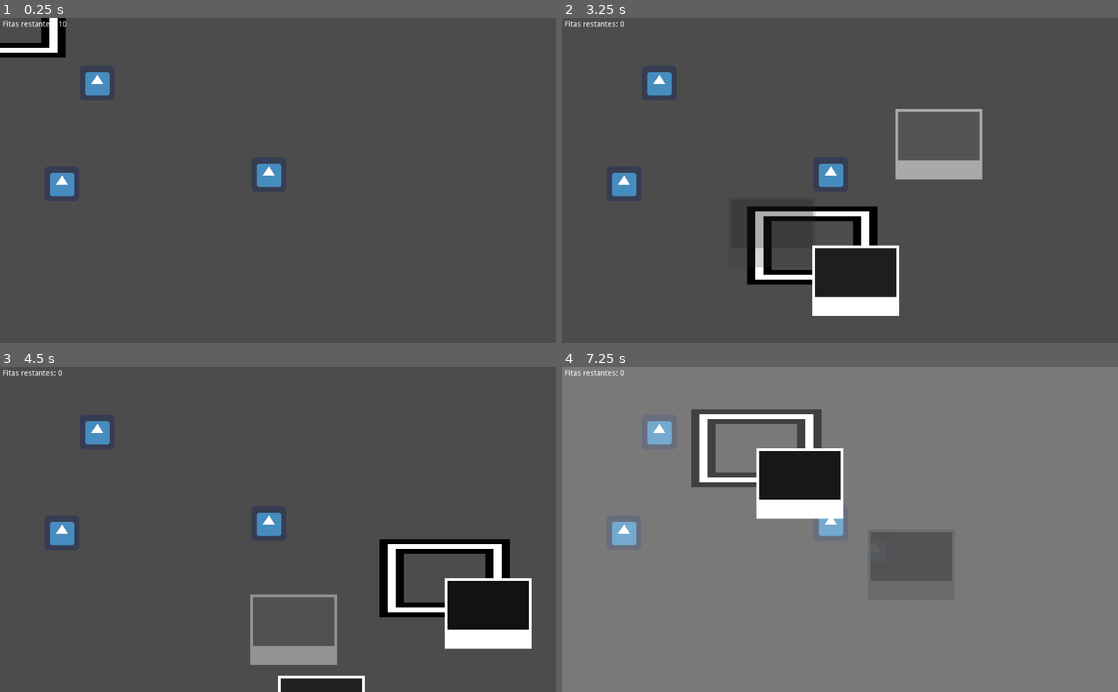
Above: before the commit, frames 1-4 (two rows, left to right).
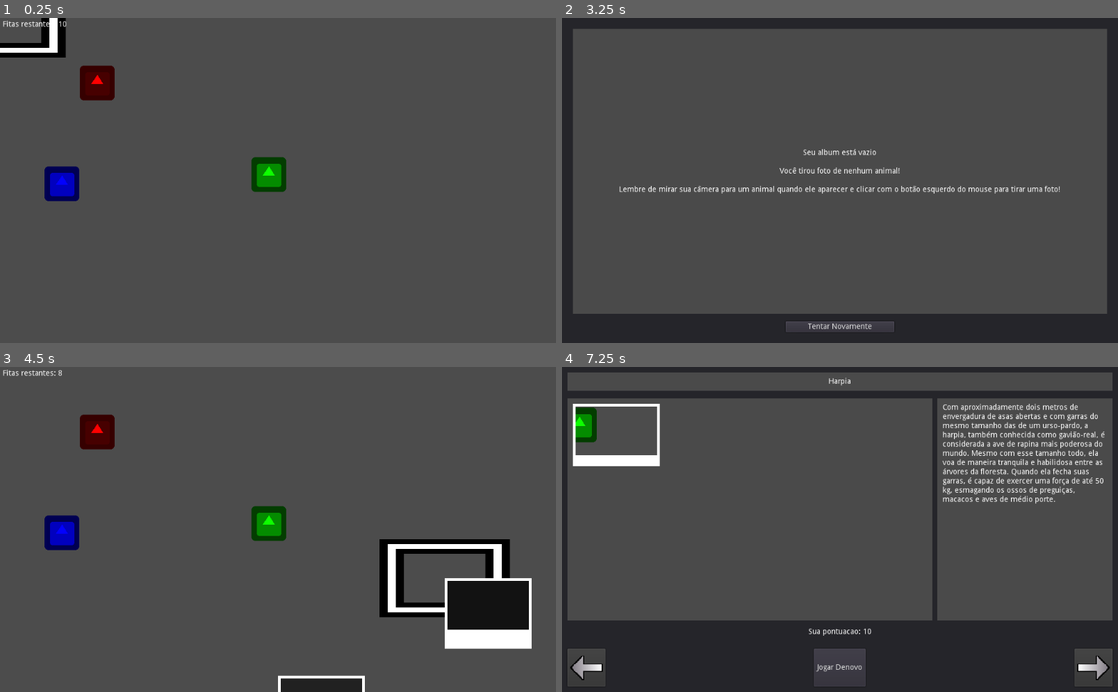
Above: after the commit, the same moments.

Repository: Dwahgon/fauna-em-foco
Game: Godot game, scene res://Fases/Jogo/Jogo.tscn
The game is run twice, just before and just after one commit, with the same random seed, the same clock (stepped at 60 frames per second) and the same inputs. The project has no main scene, so this scene is started directly. The engine's default icon, where the game draws it, is replaced by a stand-in: a white triangle on a blue panel in a dark square.
Inputs (mouse positions are in pixels of both pictures, inside the frame that each line leads up to):
- Up to frame 1 (0.25 s): no input
- Up to frame 2 (3.25 s): tap Enter (ui_accept) at 0.5, 0.6, 0.77, 1.07, 1.35, 1.52, 1.82, 2.1, 2.85, 3.02 s; move the mouse to (962, 164) at 0.52 s; move the mouse to (728, 196) at 1.27 s; move the mouse to (895, 109) at 2.02 s; move the mouse to (812, 245) at 2.77 s
- Up to frame 3 (4.5 s): tap Enter (ui_accept) at 3.32, 4.25, 4.35 s; click (278, 675) at 3.5 s, where only the run after the commit has a clickable "Tentar Novamente"; move the mouse to (444, 578) at 4.27 s
- Up to frame 4 (7.25 s): tap Enter (ui_accept) at 4.52, 4.82, 5.1, 5.27, 5.57, 5.85, 6.6, 6.77, 7.07 s; move the mouse to (673, 480) at 5.02 s; move the mouse to (867, 529) at 5.77 s; move the mouse to (756, 448) at 6.52 s

The runs differ from the first frame. In frame 1, 2.0% of the frame differs, in the area x 8-52%, y 14-57%; in frame 2, 24%; in frame 3, 3.2%; in frame 4, 95%, in the area x 0-100%, y 0-100%.

Commit message:
Adicionar album de fotos

Diff:
--- /dev/null
+++ b/AutoLoads/Globais.gd
@@ -0,0 +1,28 @@
+extends Node
+
+const CAMINHO_JSON_ANIMAIS = "res://Assets/animal_list.json"
+const CAMINHO_FOTO = "user://%s.png"
+const MULTIPLICADOR_PONTO = 10
+
+var fotos_tiradas: Array = []
+var dados_animais: Dictionary
+
+
+func _ready():
+	_carregar_json()
+
+
+func _carregar_json():
+	var arquivo = File.new()
+	arquivo.open(CAMINHO_JSON_ANIMAIS, File.READ)
+	var resultado_json := JSON.parse(arquivo.get_as_text())
+	if resultado_json.error == OK:
+		dados_animais = resultado_json.result
+
+
+func calcular_pontuacao():
+	var pontuacao = 0
+	for foto in fotos_tiradas:
+		for id_animal in foto["animais"]:
+			pontuacao += MULTIPLICADOR_PONTO * (dados_animais[str(id_animal)]["nivel"] + 1)
+	return pontuacao
--- a/Fases/FasesTestes/FaseTeste.tscn
+++ b/Fases/FasesTestes/FaseTeste.tscn
@@ -1,6 +1,6 @@
 [gd_scene load_steps=5 format=2]
 
-[ext_resource path="res://Interface/InterfaceJogo.tscn" type="PackedScene" id=1]
+[ext_resource path="res://Interface/InterfaceJogo/InterfaceJogo.tscn" type="PackedScene" id=1]
 [ext_resource path="res://Assets/icon.png" type="Texture" id=2]
 [ext_resource path="res://MaquinaFotografica/MaquinaFotografica.tscn" type="PackedScene" id=3]
 
--- a/Fases/Jogo/Jogo.gd
+++ b/Fases/Jogo/Jogo.gd
@@ -1,6 +1,7 @@
 extends Node
 
 const CENA_POLAROID = preload("res://Polaroid/Polaroid.tscn")
+const CAMINHO_CENA_ALBUM_FOTOS = "res://Interface/AlbumFotos/AlbumFotos.tscn"
 const NOME_FOTO = "imagem%d"
 
 export (int) var quantidade_fitas := 10
@@ -9,14 +10,12 @@
 
 var fitas_restantes: int
 
-var _fotos_tiradas = []
-
 signal fitas_restantes_atualizada(qnt)
 
 func _ready():
 	fitas_restantes = quantidade_fitas
 	emit_signal("fitas_restantes_atualizada", fitas_restantes)
-	_fotos_tiradas.clear()
+	Globais.fotos_tiradas.clear()
 	_atualizar_nome_foto()
 
 
@@ -30,7 +29,7 @@
 
 	_criar_polaroid(maquina_fotografica.position, nome_imagem)
 	if fitas_restantes == 0:
-		print("Jogo acabou!")
+		var _err = get_tree().change_scene(CAMINHO_CENA_ALBUM_FOTOS)
 
 
 func _atualizar_nome_foto():
@@ -39,9 +38,12 @@
 
 func _criar_polaroid(posicao, nome_imagem):
 	var novo_polaroid = CENA_POLAROID.instance()
+
 	add_child(novo_polaroid)
-	novo_polaroid.definir_imagem("user://%s.png" % nome_imagem)
+
+	novo_polaroid.definir_imagem(Globais.CAMINHO_FOTO % nome_imagem)
 	novo_polaroid.position = posicao
+	novo_polaroid.animar_aparecendo()
 
 
 func _adicionar_foto(nome_imagem, objetos):
@@ -49,7 +51,7 @@
 	for objeto in objetos:
 		if "id_animal" in objeto:
 			id_animais.append(objeto.id_animal)
-	_fotos_tiradas.append({
+	Globais.fotos_tiradas.append({
 		"nome": nome_imagem,
 		"animais": id_animais
 	})
--- a/Fases/Jogo/Jogo.tscn
+++ b/Fases/Jogo/Jogo.tscn
@@ -3,7 +3,7 @@
 [ext_resource path="res://Fases/Jogo/Jogo.gd" type="Script" id=1]
 [ext_resource path="res://Animais/Animal.tscn" type="PackedScene" id=2]
 [ext_resource path="res://MaquinaFotografica/MaquinaFotografica.tscn" type="PackedScene" id=3]
-[ext_resource path="res://Interface/InterfaceJogo.tscn" type="PackedScene" id=4]
+[ext_resource path="res://Interface/InterfaceJogo/InterfaceJogo.tscn" type="PackedScene" id=4]
 
 [sub_resource type="World" id=1]
 
@@ -24,13 +24,18 @@
 tamanho_foto = Vector2( 150, 90 )
 
 [node name="Animal" parent="ViewportJogo/MundoJogo" instance=ExtResource( 2 )]
+modulate = Color( 1, 0, 0, 1 )
 position = Vector2( 179, 120 )
 
 [node name="Animal2" parent="ViewportJogo/MundoJogo" instance=ExtResource( 2 )]
+modulate = Color( 0.054902, 1, 0, 1 )
 position = Vector2( 495, 289 )
+id_animal = 1
 
 [node name="Animal3" parent="ViewportJogo/MundoJogo" instance=ExtResource( 2 )]
+modulate = Color( 0.00784314, 0, 1, 1 )
 position = Vector2( 114, 306 )
+id_animal = 2
 
 [node name="Interface" parent="." instance=ExtResource( 4 )]
 
--- /dev/null
+++ b/Interface/AlbumFotos/AlbumFotos.gd
@@ -0,0 +1,70 @@
+extends Control
+
+const NODE_TEXTO_DESCRICAO = "%TextoDescricao"
+const NODE_TEXTO_TITULO = "%TextoTitulo"
+const NODE_BOTAO_VOLTAR = "%BotaoVoltar"
+const NODE_BOTAO_CONTINUAR = "%BotaoContinuar"
+const NODE_GRADE_FOTOS = "%GradeFotos"
+const NODE_PONTUACAO = "%Pontuacao"
+const CAMINHO_CENA_JOGO = "res://Fases/Jogo/Jogo.tscn"
+const CENA_POLAROID_UI = preload("res://Interface/AlbumFotos/PolaroidUI.tscn")
+
+
+var id_animais = []
+var pagina_atual = -1
+
+
+func _ready():
+	get_node(NODE_PONTUACAO).text = "Sua pontuacao: %d" % Globais.calcular_pontuacao()
+
+	for elemento in Globais.fotos_tiradas:
+		var animais = elemento["animais"]
+		for animal in animais:
+			if not animal in id_animais:
+				id_animais.append(animal)
+	id_animais.sort()
+
+	$TelaAlbum.visible = id_animais.size() > 0
+	$TelaAlbumVazia.visible = not $TelaAlbum.visible
+
+	if id_animais.size() > 0:
+		pagina_atual = 0
+
+	atualizar_pagina()
+
+
+func atualizar_pagina():
+	if pagina_atual < 0:
+		return
+
+	var id_animal = id_animais[pagina_atual]
+	var dados_animal = Globais.dados_animais[str(id_animal)]
+
+	get_node(NODE_TEXTO_TITULO).text = dados_animal["nome"]
+	get_node(NODE_TEXTO_DESCRICAO).text = dados_animal["descricao"]
+	get_node(NODE_BOTAO_VOLTAR).disabled = pagina_atual <= 0
+	get_node(NODE_BOTAO_CONTINUAR).disabled = pagina_atual >= id_animais.size() - 1
+
+	for filho in get_node(NODE_GRADE_FOTOS).get_children():
+		filho.queue_free()
+	for foto in Globais.fotos_tiradas:
+		if id_animal in foto["animais"]:
+			var novo_polaroid = CENA_POLAROID_UI.instance()
+			get_node(NODE_GRADE_FOTOS).add_child(novo_polaroid)
+			novo_polaroid.definir_imagem(Globais.CAMINHO_FOTO % foto["nome"])
+
+
+func _on_BotaoVoltar_pressed():
+	if pagina_atual > 0:
+		pagina_atual -= 1
+		atualizar_pagina()
+
+
+func _on_BotaoContinuar_pressed():
+	if pagina_atual < id_animais.size() - 1:
+		pagina_atual += 1
+		atualizar_pagina()
+
+
+func _on_BotaoIrParaJogo_pressed():
+	var _err = get_tree().change_scene(CAMINHO_CENA_JOGO)
--- /dev/null
+++ b/Interface/AlbumFotos/AlbumFotos.tscn
@@ -0,0 +1,305 @@
+[gd_scene load_steps=4 format=2]
+
+[ext_resource path="res://Interface/AlbumFotos/SetaEsquerda.png" type="Texture" id=1]
+[ext_resource path="res://Interface/AlbumFotos/AlbumFotos.gd" type="Script" id=2]
+
+[sub_resource type="StyleBoxFlat" id=1]
+bg_color = Color( 0.290196, 0.290196, 0.290196, 1 )
+
+[node name="AlbumFotos" type="Control"]
+anchor_right = 1.0
+anchor_bottom = 1.0
+script = ExtResource( 2 )
+
+[node name="TelaAlbum" type="Panel" parent="."]
+anchor_right = 1.0
+anchor_bottom = 1.0
+
+[node name="VBoxContainer" type="VBoxContainer" parent="TelaAlbum"]
+anchor_right = 1.0
+anchor_bottom = 1.0
+
+[node name="MargemBarraTitulo" type="MarginContainer" parent="TelaAlbum/VBoxContainer"]
+margin_right = 1024.0
+margin_bottom = 54.0
+custom_constants/margin_right = 10
+custom_constants/margin_top = 10
+custom_constants/margin_left = 10
+custom_constants/margin_bottom = 10
+
+[node name="FundoTitulo" type="Panel" parent="TelaAlbum/VBoxContainer/MargemBarraTitulo"]
+margin_left = 10.0
+margin_top = 10.0
+margin_right = 1014.0
+margin_bottom = 44.0
+custom_styles/panel = SubResource( 1 )
+
+[node name="MargemTextoTitulo" type="MarginContainer" parent="TelaAlbum/VBoxContainer/MargemBarraTitulo"]
+margin_left = 10.0
+margin_top = 10.0
+margin_right = 1014.0
+margin_bottom = 44.0
+custom_constants/margin_right = 10
+custom_constants/margin_top = 10
+custom_constants/margin_left = 10
+custom_constants/margin_bottom = 10
+
+[node name="TextoTitulo" type="Label" parent="TelaAlbum/VBoxContainer/MargemBarraTitulo/MargemTextoTitulo"]
+unique_name_in_owner = true
+margin_left = 10.0
+margin_top = 10.0
+margin_right = 994.0
+margin_bottom = 24.0
+text = "Nome do animal aqui"
+align = 1
+
+[node name="MargemAlbum" type="MarginContainer" parent="TelaAlbum/VBoxContainer"]
+margin_top = 58.0
+margin_right = 1024.0
+margin_bottom = 468.0
+size_flags_vertical = 3
+custom_constants/margin_right = 10
+custom_constants/margin_left = 10
+
+[node name="HBoxContainer" type="HBoxContainer" parent="TelaAlbum/VBoxContainer/MargemAlbum"]
+margin_left = 10.0
+margin_right = 1014.0
+margin_bottom = 410.0
+size_flags_vertical = 3
+
+[node name="MargemFotos" type="MarginContainer" parent="TelaAlbum/VBoxContainer/MargemAlbum/HBoxContainer"]
+margin_right = 672.0
+margin_bottom = 410.0
+size_flags_horizontal = 3
+
+[node name="FundoFotos" type="Panel" parent="TelaAlbum/VBoxContainer/MargemAlbum/HBoxContainer/MargemFotos"]
+margin_right = 672.0
+margin_bottom = 410.0
+custom_styles/panel = SubResource( 1 )
+
+[node name="MargemFotosItens" type="MarginContainer" parent="TelaAlbum/VBoxContainer/MargemAlbum/HBoxContainer/MargemFotos"]
+margin_right = 672.0
+margin_bottom = 410.0
+rect_min_size = Vector2( 672, 0 )
+custom_constants/margin_right = 10
+custom_constants/margin_top = 10
+custom_constants/margin_left = 10
+custom_constants/margin_bottom = 10
+
+[node name="GradeFotos" type="GridContainer" parent="TelaAlbum/VBoxContainer/MargemAlbum/HBoxContainer/MargemFotos/MargemFotosItens"]
+unique_name_in_owner = true
+margin_left = 10.0
+margin_top = 10.0
+margin_right = 662.0
+margin_bottom = 400.0
+columns = 4
+
+[node name="MargemDescricao" type="MarginContainer" parent="TelaAlbum/VBoxContainer/MargemAlbum/HBoxContainer"]
+margin_left = 676.0
+margin_right = 1004.0
+margin_bottom = 410.0
+size_flags_horizontal = 3
+custom_constants/margin_left = 5
+
+[node name="FundoDescricao" type="Panel" parent="TelaAlbum/VBoxContainer/MargemAlbum/HBoxContainer/MargemDescricao"]
+margin_left = 5.0
+margin_right = 328.0
+margin_bottom = 410.0
+custom_styles/panel = SubResource( 1 )
+
+[node name="MargemTextoDescricao" type="MarginContainer" parent="TelaAlbum/VBoxContainer/MargemAlbum/HBoxContainer/MargemDescricao"]
+margin_left = 5.0
+margin_right = 328.0
+margin_bottom = 410.0
+custom_constants/margin_right = 10
+custom_constants/margin_top = 10
+custom_constants/margin_left = 10
+custom_constants/margin_bottom = 10
+
+[node name="TextoDescricao" type="Label" parent="TelaAlbum/VBoxContainer/MargemAlbum/HBoxContainer/MargemDescricao/MargemTextoDescricao"]
+unique_name_in_owner = true
+margin_left = 10.0
+margin_top = 10.0
+margin_right = 313.0
+margin_bottom = 400.0
+size_flags_vertical = 3
+text = "fjasdklfjaklsdfasdfasdfjaskldfjklasjkldfjklajlksdfjkljklasdfjkljklasdjklfljkasjkldfjklasdfjkllajksdfjklajklsdfjlkaljksljkasddjklkkkkkkkkkkkkdfaklsdfjkasjkdfjkasjdkflaçsdjklf
+"
+autowrap = true
+
+[node name="MarginContainer" type="MarginContainer" parent="TelaAlbum/VBoxContainer"]
+margin_top = 472.0
+margin_right = 1024.0
+margin_bottom = 506.0
+custom_constants/margin_top = 10
+custom_constants/margin_bottom = 10
+
+[node name="Pontuacao" type="Label" parent="TelaAlbum/VBoxContainer/MarginContainer"]
+unique_name_in_owner = true
+margin_top = 10.0
+margin_right = 1024.0
+margin_bottom = 24.0
+text = "Sua pontuação: 100000 pontos"
+align = 1
+
+[node name="MargemBotoes" type="MarginContainer" parent="TelaAlbum/VBoxContainer"]
+margin_top = 510.0
+margin_right = 1024.0
+margin_bottom = 600.0
+size_flags_vertical = 3
+size_flags_stretch_ratio = 0.15
+custom_constants/margin_right = 10
+custom_constants/margin_top = 10
+custom_constants/margin_left = 10
+custom_constants/margin_bottom = 10
+
+[node name="HBoxContainer" type="HBoxContainer" parent="TelaAlbum/VBoxContainer/MargemBotoes"]
+margin_left = 10.0
+margin_top = 10.0
+margin_right = 1014.0
+margin_bottom = 80.0
+rect_min_size = Vector2( 0, 70 )
+alignment = 1
+
+[node name="BotaoVoltar" type="Button" parent="TelaAlbum/VBoxContainer/MargemBotoes/HBoxContainer"]
+unique_name_in_owner = true
+margin_right = 70.0
+margin_bottom = 70.0
+rect_min_size = Vector2( 70, 0 )
+
+[node name="MargemIcone" type="MarginContainer" parent="TelaAlbum/VBoxContainer/MargemBotoes/HBoxContainer/BotaoVoltar"]
+anchor_right = 1.0
+anchor_bottom = 1.0
+mouse_filter = 1
+custom_constants/margin_right = 5
+custom_constants/margin_top = 5
+custom_constants/margin_left = 5
+custom_constants/margin_bottom = 5
+
+[node name="Icone" type="TextureRect" parent="TelaAlbum/VBoxContainer/MargemBotoes/HBoxContainer/BotaoVoltar/MargemIcone"]
+margin_left = 5.0
+margin_top = 5.0
+margin_right = 65.0
+margin_bottom = 65.0
+texture = ExtResource( 1 )
+expand = true
+stretch_mode = 6
+
+[node name="Separador" type="Control" parent="TelaAlbum/VBoxContainer/MargemBotoes/HBoxContainer"]
+margin_left = 74.0
+margin_right = 450.0
+margin_bottom = 70.0
+size_flags_horizontal = 3
+
+[node name="BotaoIrParaJogo" type="Button" parent="TelaAlbum/VBoxContainer/MargemBotoes/HBoxContainer"]
+margin_left = 454.0
+margin_right = 549.0
+margin_bottom = 70.0
+text = "Jogar Denovo"
+
+[node name="Separador2" type="Control" parent="TelaAlbum/VBoxContainer/MargemBotoes/HBoxContainer"]
+margin_left = 553.0
+margin_right = 930.0
+margin_bottom = 70.0
+size_flags_horizontal = 3
+
+[node name="BotaoContinuar" type="Button" parent="TelaAlbum/VBoxContainer/MargemBotoes/HBoxContainer"]
+unique_name_in_owner = true
+margin_left = 934.0
+margin_right = 1004.0
+margin_bottom = 70.0
+rect_min_size = Vector2( 70, 0 )
+
+[node name="MargemIcone" type="MarginContainer" parent="TelaAlbum/VBoxContainer/MargemBotoes/HBoxContainer/BotaoContinuar"]
+anchor_right = 1.0
+anchor_bottom = 1.0
+mouse_filter = 1
+custom_constants/margin_right = 5
+custom_constants/margin_top = 5
+custom_constants/margin_left = 5
+custom_constants/margin_bottom = 5
+
+[node name="Icone" type="TextureRect" parent="TelaAlbum/VBoxContainer/MargemBotoes/HBoxContainer/BotaoContinuar/MargemIcone"]
+margin_left = 5.0
+margin_top = 5.0
+margin_right = 65.0
+margin_bottom = 65.0
+texture = ExtResource( 1 )
+expand = true
+stretch_mode = 6
+flip_h = true
+
+[node name="TelaAlbumVazia" type="Panel" parent="."]
+visible = false
+anchor_right = 1.0
+anchor_bottom = 1.0
+
+[node name="MargemConteudo" type="MarginContainer" parent="TelaAlbumVazia"]
+anchor_right = 1.0
+anchor_bottom = 1.0
+custom_constants/margin_right = 20
+custom_constants/margin_top = 20
+custom_constants/margin_left = 20
+custom_constants/margin_bottom = 20
+
+[node name="VBoxContainer" type="VBoxContainer" parent="TelaAlbumVazia/MargemConteudo"]
+margin_left = 20.0
+margin_top = 20.0
+margin_right = 1004.0
+margin_bottom = 580.0
+
+[node name="PainelTexto" type="Panel" parent="TelaAlbumVazia/MargemConteudo/VBoxContainer"]
+margin_right = 984.0
+margin_bottom = 526.0
+size_flags_vertical = 3
+custom_styles/panel = SubResource( 1 )
+
+[node name="MarginContainer" type="MarginContainer" parent="TelaAlbumVazia/MargemConteudo/VBoxContainer/PainelTexto"]
+anchor_right = 1.0
+anchor_bottom = 1.0
+custom_constants/margin_right = 10
+custom_constants/margin_top = 10
+custom_constants/margin_left = 10
+custom_constants/margin_bottom = 10
+
+[node name="HBoxContainer" type="VBoxContainer" parent="TelaAlbumVazia/MargemConteudo/VBoxContainer/PainelTexto/MarginContainer"]
+margin_left = 10.0
+margin_top = 10.0
+margin_right = 974.0
+margin_bottom = 516.0
+
+[node name="Label" type="Label" parent="TelaAlbumVazia/MargemConteudo/VBoxContainer/PainelTexto/MarginContainer/HBoxContainer"]
+margin_right = 964.0
+margin_bottom = 506.0
+size_flags_vertical = 3
+text = "Seu album está vazio
+
+Você tirou foto de nenhum animal!
+
+Lembre de mirar sua câmera para um animal quando ele aparecer e clicar com o botão esquerdo do mouse para tirar uma foto!"
+align = 1
+valign = 1
+
+[node name="MarginContainer" type="MarginContainer" parent="TelaAlbumVazia/MargemConteudo/VBoxContainer"]
+margin_top = 530.0
+margin_right = 984.0
+margin_bottom = 560.0
+custom_constants/margin_top = 10
+
+[node name="HBoxContainer" type="HBoxContainer" parent="TelaAlbumVazia/MargemConteudo/VBoxContainer/MarginContainer"]
+margin_top = 10.0
+margin_right = 984.0
+margin_bottom = 30.0
+alignment = 1
+
+[node name="BotaoIrParaJogo" type="Button" parent="TelaAlbumVazia/MargemConteudo/VBoxContainer/MarginContainer/HBoxContainer"]
+margin_left = 392.0
+margin_right = 592.0
+margin_bottom = 20.0
+rect_min_size = Vector2( 200, 0 )
+text = "Tentar Novamente"
+
+[connection signal="pressed" from="TelaAlbum/VBoxContainer/MargemBotoes/HBoxContainer/BotaoVoltar" to="." method="_on_BotaoVoltar_pressed"]
+[connection signal="pressed" from="TelaAlbum/VBoxContainer/MargemBotoes/HBoxContainer/BotaoIrParaJogo" to="." method="_on_BotaoIrParaJogo_pressed"]
+[connection signal="pressed" from="TelaAlbum/VBoxContainer/MargemBotoes/HBoxContainer/BotaoContinuar" to="." method="_on_BotaoContinuar_pressed"]
+[connection signal="pressed" from="TelaAlbumVazia/MargemConteudo/VBoxContainer/MarginContainer/HBoxContainer/BotaoIrParaJogo" to="." method="_on_BotaoIrParaJogo_pressed"]
--- /dev/null
+++ b/Interface/AlbumFotos/PolaroidUI.gd
@@ -0,0 +1,9 @@
+extends Panel
+
+func definir_imagem(caminho_imagem: String):
+	var img = Image.new()
+	img.load(caminho_imagem)
+
+	var imagem_textura = ImageTexture.new()
+	imagem_textura.create_from_image(img)
+	$MarginContainer/TextureRect.texture = imagem_textura
--- /dev/null
+++ b/Interface/AlbumFotos/PolaroidUI.tscn
@@ -0,0 +1,28 @@
+[gd_scene load_steps=3 format=2]
+
+[ext_resource path="res://Interface/AlbumFotos/PolaroidUI.gd" type="Script" id=1]
+
+[sub_resource type="StyleBoxFlat" id=1]
+bg_color = Color( 1, 1, 1, 1 )
+
+[node name="PolaroidUI" type="Panel"]
+margin_right = 160.0
+margin_bottom = 115.0
+rect_min_size = Vector2( 160, 115 )
+custom_styles/panel = SubResource( 1 )
+script = ExtResource( 1 )
+
+[node name="MarginContainer" type="MarginContainer" parent="."]
+anchor_right = 1.0
+anchor_bottom = 1.0
+custom_constants/margin_right = 5
+custom_constants/margin_top = 5
+custom_constants/margin_left = 5
+custom_constants/margin_bottom = 20
+
+[node name="TextureRect" type="TextureRect" parent="MarginContainer"]
+margin_left = 5.0
+margin_top = 5.0
+margin_right = 155.0
+margin_bottom = 95.0
+expand = true
--- a/Interface/InterfaceJogo.tscn
+++ b/Interface/InterfaceJogo/InterfaceJogo.tscn
@@ -1,7 +1,7 @@
 [gd_scene load_steps=5 format=2]
 
-[ext_resource path="res://Interface/Flash.gd" type="Script" id=1]
-[ext_resource path="res://Interface/FitasRestantes.gd" type="Script" id=2]
+[ext_resource path="res://Interface/InterfaceJogo/Flash.gd" type="Script" id=1]
+[ext_resource path="res://Interface/InterfaceJogo/FitasRestantes.gd" type="Script" id=2]
 
 [sub_resource type="Animation" id=1]
 length = 0.001
--- a/MaquinaFotografica/MaquinaFotografica.gd
+++ b/MaquinaFotografica/MaquinaFotografica.gd
@@ -20,7 +20,6 @@
 		var retangulo_captura := Rect2(posicao_foto, tamanho_foto)
 		var imagem: Image = _viewport.get_texture().get_data().get_rect(retangulo_captura)
 		imagem.flip_y()
-		var _err := imagem.save_png("user://%s.png" % nome_foto)
+		var _err := imagem.save_png(Globais.CAMINHO_FOTO % nome_foto)
 		var objetos = $Area2D.get_overlapping_areas()
-		print(objetos)
 		emit_signal("foto_tirada", nome_foto, objetos)
--- a/Polaroid/Polaroid.gd
+++ b/Polaroid/Polaroid.gd
@@ -16,6 +16,8 @@
 	imagem_textura.create_from_image(img)
 	$Sprite.texture = imagem_textura
 
+
+func animar_aparecendo():
 	$AnimationPlayer.play("tocar")
 
 
--- a/project.godot
+++ b/project.godot
@@ -13,6 +13,10 @@
 config/name="Gamejam-larva"
 config/icon="res://Assets/icon.png"
 
+[autoload]
+
+Globais="*res://AutoLoads/Globais.gd"
+
 [gui]
 
 common/drop_mouse_on_gui_input_disabled=true
Binary file added: Interface/AlbumFotos/SetaDireita.png
Not shown, added: Interface/AlbumFotos/SetaDireita.png.import
Binary file added: Interface/AlbumFotos/SetaEsquerda.png
Not shown, added: Interface/AlbumFotos/SetaEsquerda.png.import
Renamed: Interface/FitasRestantes.gd -> Interface/InterfaceJogo/FitasRestantes.gd
Renamed: Interface/Flash.gd -> Interface/InterfaceJogo/Flash.gd
